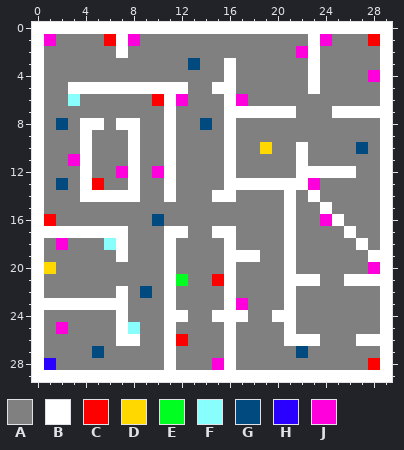
Pixel-art sprite: res/nivel1.png. The picture above was drawn from the file before the commit.
The file is 30x30 pixels.
Palette (. is transparent): A #808080  B #ffffff  C #ff0000  D #ffd800  E #00ff21  F #89fffd  G #004a7f  H #2a00ff  J #ff00dc
And afterwards:
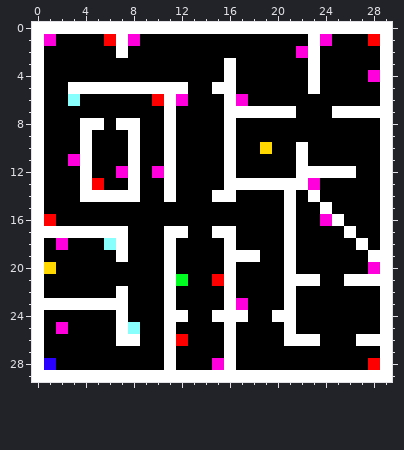
Difference:
Colour A changes from #808080 to #000000.
Colour A replaces colour G in row 3 at x 13; in row 8 at x 2 and 14; in row 10 at x 27; in row 13 at x 2; in row 16 at x 10; in row 22 at x 9.
Colour A replaces colour G in row 27 at x 5 and 22.
Changed places in both pictures, as pixel boxes (x1, y1, x2, y2):
changed: (44, 34, 380, 370)
